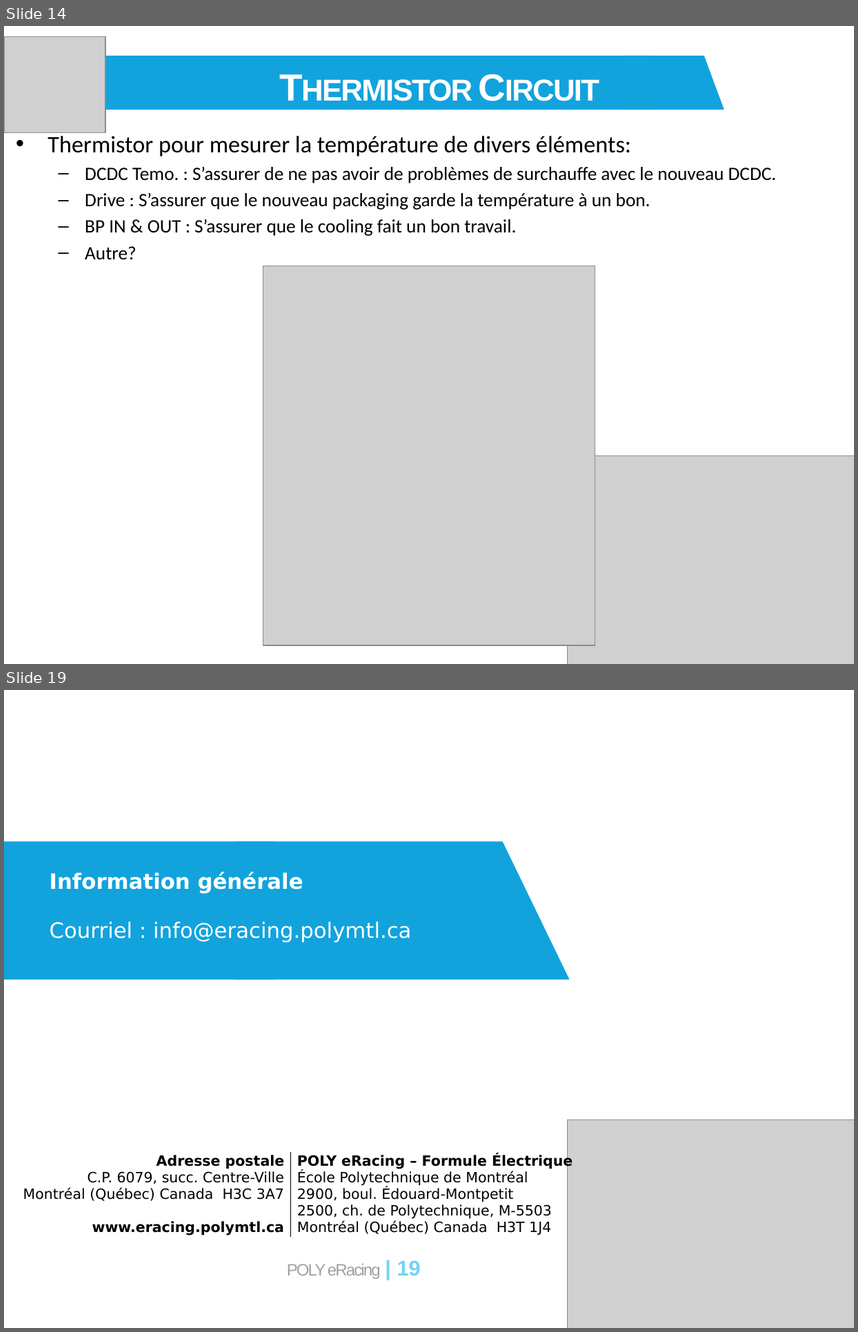
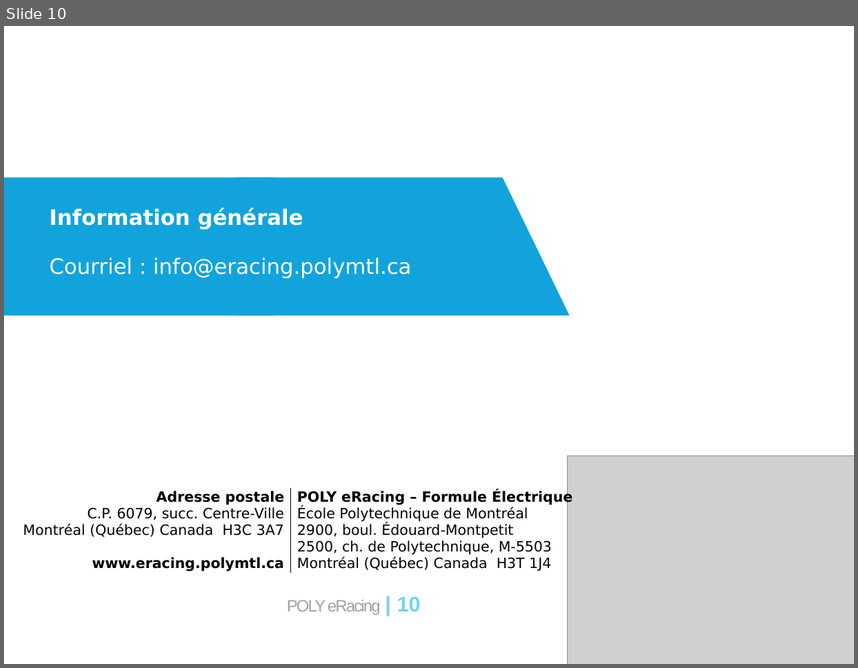
Before and after one commit to eRacing/DAQ, a slide deck: doc/DAQ_v3_DR1.pptx. Shown one above the other, each under a label of ours: slides 14 and 19 before the commit, slide 10 after it; the slides between them are not shown. The pictures are 858x1332 and 858x668 pixels, drawn with LibreOffice and Linux fonts; fonts in the diff are those of the drawing; grey boxes stand for pictures. Boxes give left, top, right and bottom in pixels: in the first picture for what was removed or moved away, otherwise in the second. Text is boxed around its words. In the diff, an @@ line names an element or a change of style, - is before the commit and + after.

Commit message:
Preparation du DR1 que je vais imposer aux autres

```diff
--- a/doc/DAQ_v3_DR1.pptx
+++ b/doc/DAQ_v3_DR1.pptx
@@ slide 14 removed at bbox=[4, 26, 854, 664], background #FFFFFF @@
@@ picture removed at bbox=[4, 37, 105, 133] @@
@@ rectangle removed at bbox=[62, 56, 650, 110] @@
@@ flow chart manual input removed at bbox=[624, 56, 724, 110] @@
@@ text removed at bbox=[47, 136, 153, 153] @@
-Thermistor Circuit
@@ text removed at bbox=[85, 136, 777, 260] @@
-• Thermistor pour mesurer la température de divers éléments:
-  – DCDC Temo. : S’assurer de ne pas avoir de problèmes de surchauffe avec le nouveau DCDC.
-  – Drive : S’assurer que le nouveau packaging garde la température à un bon.
-  – BP IN & OUT : S’assurer que le cooling fait un bon travail.
-  – Autre?
@@ picture removed at bbox=[263, 265, 595, 645] @@
@@ picture removed at bbox=[568, 455, 854, 664] @@
@@ what was slide 19 is now slide 10 @@
@@ page number at bbox=[287, 596, 421, 615]: text changed @@
-POLY eRacing | 19
+POLY eRacing | 10
```
Also in this commit, not shown: 3 slides changed, 6 slides added, 14 other slides removed, 2 other files.
